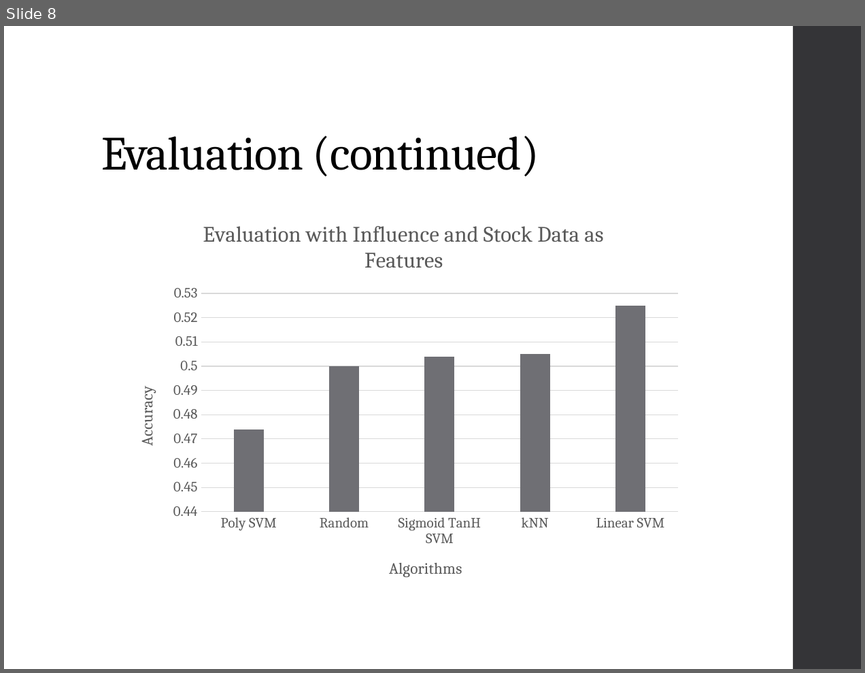
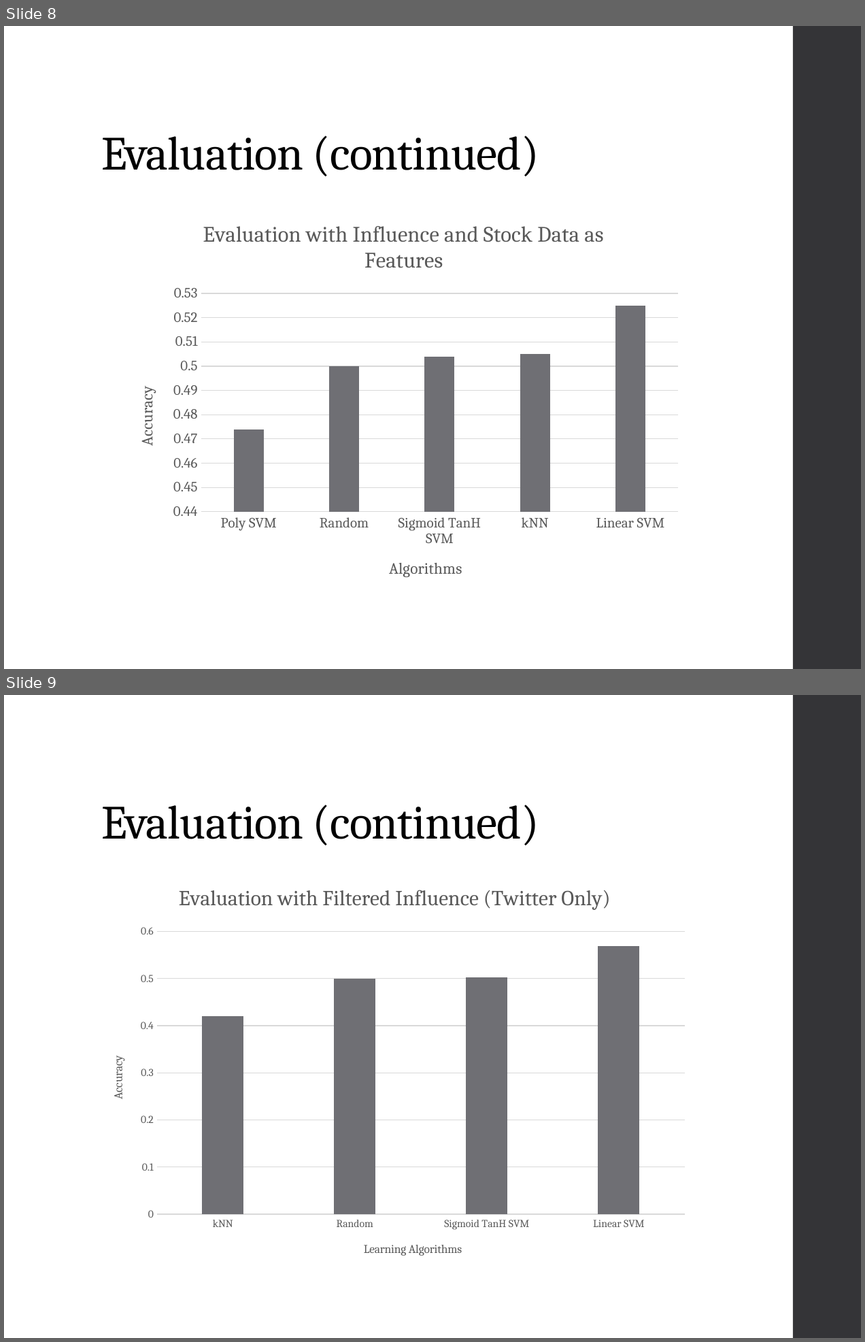
Before and after one commit to wizdes/InfluencePrediction, a slide deck: presentation.pptx. Shown one above the other, each under a label of ours: slide 8 before the commit, slides 8 and 9 after it. The pictures are 865x673 and 865x1342 pixels, drawn with LibreOffice and Linux fonts; fonts in the diff are those of the drawing. Boxes give left, top, right and bottom in pixels: in the first picture for what was removed or moved away, otherwise in the second. Text is boxed around its words. In the diff, an @@ line names an element or a change of style, - is before the commit and + after.

Commit message:
updated the presentation with twitter data

```diff
--- a/presentation.pptx
+++ b/presentation.pptx
@@ slide 9 added at (x1=4, y1=695, x2=861, y2=1338), background #FFFFFF; not listed: 1 template element that a slide beside it also shows @@
@@ title added at (x1=101, y1=804, x2=539, y2=845), 40 pt, text #000000 @@
+Evaluation (continued)
@@ column chart added at (x1=92, y1=866, x2=696, y2=1274) @@
+title "Evaluation with Filtered Influence (Twitter Only) "
+categories: kNN, Random, Sigmoid TanH SVM, Linear SVM
+Series 1: 0.42, 0.5, 0.5, 0.57
```
Also in this commit, not shown: 2 slides changed, 3 other slides added.
